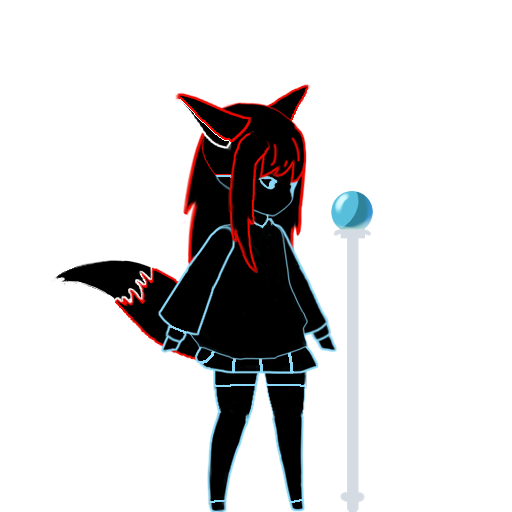
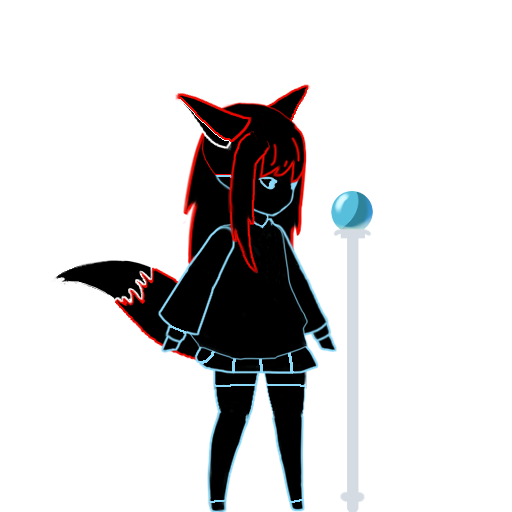
Two versions of the same layered image (512 × 512). Layer-by-layer changes:
painted on "11 head" over [217,166,296,217]
